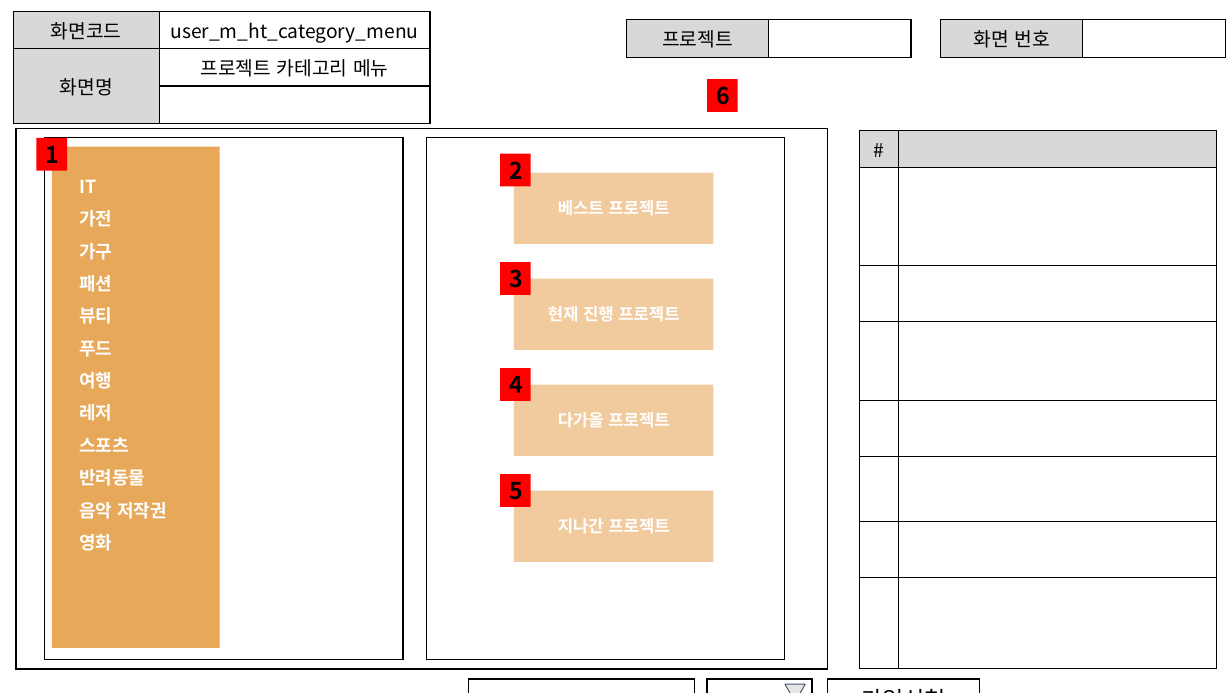
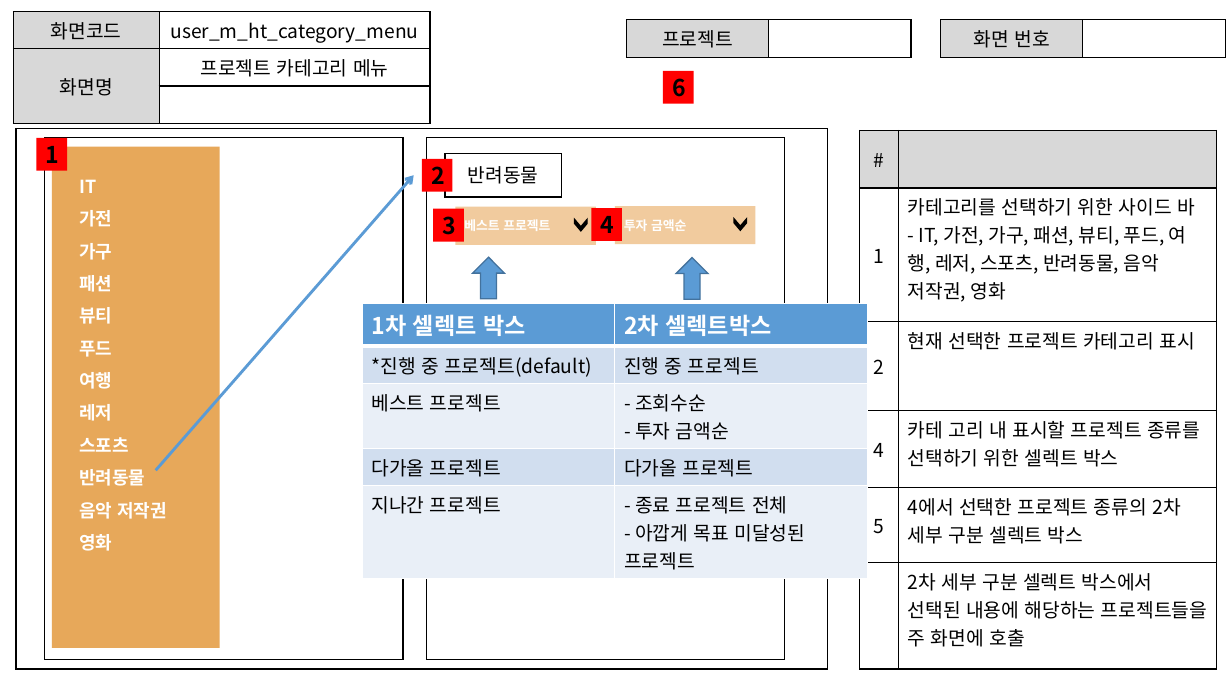
Before and after one commit to ezenteam2/EzenCrowdFunding, a slide deck: slide 3 of project03 화면설계서/project03 - 화면 설계서 - 현태.pptx. Drawn at 1232x693 pixels with LibreOffice and Linux fonts; fonts in the diff are those of the drawing. Boxes give left, top, right and bottom in pixels: in the first picture for what was removed or moved away, otherwise in the second. Text is boxed around its words. In the diff, an @@ line names an element or a change of style, - is before the commit and + after.

```diff
--- a/project03 화면설계서/project03 - 화면 설계서 - 현태.pptx
+++ b/project03 화면설계서/project03 - 화면 설계서 - 현태.pptx
@@ rectangle "6" moved from (x1=707, y1=79, x2=738, y2=112) to (x1=663, y1=71, x2=693, y2=104) @@
@@ rectangle at (x1=16, y1=128, x2=827, y2=669): fill #FFFFFF to none @@
@@ table at (x1=860, y1=130, x2=1217, y2=669) @@
-row 2:  | 
-row 3:  | 
-row 4:  | 
-row 5:  | 
-row 6:  | 
-row 7:  | 
-row 8:  | 
+row 2: 1 | 카테고리를 선택하기 위한 사이드 바 / - IT, 가전, 가구, 패션, 뷰티, 푸드, 여행, 레저, 스포츠, 반려동물, 음악 저작권, 영화
+row 3: 2 | 현재 선택한 프로젝트 카테고리 표시
+row 4: 4 | 카테 고리 내 표시할 프로젝트 종류를 선택하기 위한 셀렉트 박스
+row 5: 5 | 4에서 선택한 프로젝트 종류의 2차 세부 구분 셀렉트 박스
+row 6:  | 2차 세부 구분 셀렉트 박스에서 선택된 내용에 해당하는 프로젝트들을 주 화면에 호출
@@ arrow added from (155, 470) to (414, 176), #5B9BD5 2.25 pt @@
@@ rectangle "2" moved from (x1=500, y1=153, x2=531, y2=186) to (x1=421, y1=159, x2=452, y2=191) @@
@@ rectangle added at (x1=445, y1=153, x2=562, y2=197), fill #FFFFFF, outline #000000 1 pt, 15 pt, text #000000 @@
+반려동물
@@ rectangle "3" moved from (x1=500, y1=262, x2=531, y2=295) to (x1=433, y1=209, x2=464, y2=241) @@
@@ rectangle "베스트 프로젝트" resized from (x1=514, y1=173, x2=714, y2=244) to (x1=456, y1=207, x2=596, y2=245) @@
@@ rectangle "베스트 프로젝트" at (x1=456, y1=207, x2=596, y2=245): size 13 to 10 pt; alignment centre to left @@
@@ rectangle "4" moved from (x1=500, y1=368, x2=531, y2=400) to (x1=592, y1=208, x2=622, y2=240) @@
@@ rectangle added at (x1=615, y1=206, x2=755, y2=244), fill #DC7F0D at 40% opacity, 10 pt, text #FFFFFF, bold @@
+투자 금액순
@@ chevron added at (x1=574, y1=220, x2=586, y2=231), fill #000000, outline #000000 1 pt @@
@@ chevron added at (x1=734, y1=219, x2=746, y2=230), fill #000000, outline #000000 1 pt @@
@@ down arrow added at (x1=472, y1=257, x2=505, y2=299), fill #5B9BD5, outline #43739E 1 pt @@
@@ down arrow added at (x1=677, y1=258, x2=709, y2=299), fill #5B9BD5, outline #43739E 1 pt @@
@@ table added at (x1=362, y1=303, x2=867, y2=574), 5 rows, 2 columns @@
+1차 셀렉트 박스 | 2차 셀렉트박스
+*진행 중 프로젝트(default) | 진행 중 프로젝트
+베스트 프로젝트 | - 조회수순 / - 투자 금액순
+다가올 프로젝트 | 다가올 프로젝트
+지나간 프로젝트 | - 종료 프로젝트 전체 / - 아깝게 목표 미달성된 프로젝트
@@ group removed at (x1=500, y1=279, x2=714, y2=562): 4 rectangles @@
-현재 진행 프로젝트
-지나간 프로젝트
-다가올 프로젝트
-5
@@ rectangle removed at (x1=469, y1=679, x2=694, y2=693) @@
@@ rectangle removed at (x1=707, y1=679, x2=811, y2=693) @@
@@ triangle removed at (x1=785, y1=685, x2=805, y2=693) @@
@@ rectangle removed at (x1=828, y1=679, x2=980, y2=693) @@
-가입신청
```
Also in this commit, not shown: 11 other slides changed, 1 slide added, 4 slides removed, 1 other file.
